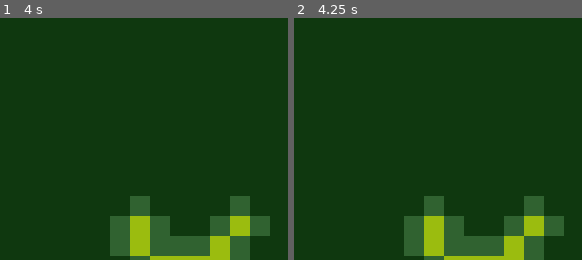
Above: before the commit, frames 1-2 (left to right).
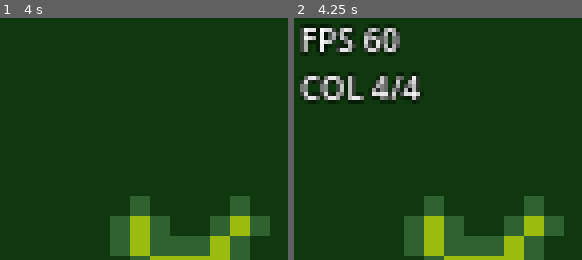
Above: after the commit, the same moments.

Repository: LucaAndreoli-code/GBJam14
Game: Godot game, scene res://scenes/main.tscn
Two runs of this game, one before a commit and one after it. Both use one fixed random seed, a clock stepped at 60 frames per second and the inputs below.
Inputs:
- Up to frame 1 (4 s): tap Enter at 0.5, 2, 3.5 s; tap Space at 1.25, 2.75 s
- Up to frame 2 (4.25 s): tap F3 (debug_overlay_toggle, bound only after the commit) at 4.15 s
The pictures show only the part of the screen within x 0-50%, y 0-50%; the shares and areas given below are measured in that part.

Frame 1 is identical in both runs. In frame 2, 5.5% of the frame differs, in the area x 2-44%, y 2-36%.

Commit message:
updating game state (setter and getter), adding debug overlay

Diff:
--- /dev/null
+++ b/globals/debug_overlay.gd
@@ -0,0 +1,116 @@
+extends Node
+
+# FPS + on-screen color counter. Debug builds only, F3 toggles it, starts hidden.
+#
+# Every SCAN_INTERVAL it grabs the root viewport image, after shaders/palette.gdshader
+# ran, and counts unique colors. That image is exactly what the player sees, so nodes
+# placed outside PaletteContainer, which skip the shader, get caught too.
+# It hides itself for the capture: otherwise its own antialiased text adds tints and
+# the overlay counts itself over the limit. That is the blink.
+# Above MAX_COLORS the label turns red, plus one push_warning per regression.
+
+const MAX_COLORS := 4
+const SCAN_INTERVAL := 0.5
+const TOGGLE_ACTION := "debug_overlay_toggle"
+
+var _layer: CanvasLayer = null
+var _fps_label: Label = null
+var _color_label: Label = null
+var _enabled := false
+var _scanning := false
+var _elapsed := 0.0
+var _color_count := -1
+
+func _ready() -> void:
+	if not OS.is_debug_build():
+		return
+	# Keeps reporting while the game is paused.
+	process_mode = Node.PROCESS_MODE_ALWAYS
+	if not InputMap.has_action(TOGGLE_ACTION):
+		push_warning("DebugOverlay: missing input action '%s', toggle disabled" % TOGGLE_ACTION)
+	_build_ui()
+
+func _input(event: InputEvent) -> void:
+	if _layer != null and event.is_action_pressed(TOGGLE_ACTION):
+		set_overlay_visible(not _enabled)
+
+func _process(delta: float) -> void:
+	if not _enabled:
+		return
+	_fps_label.text = "FPS %d" % Engine.get_frames_per_second()
+	_elapsed += delta
+	if _elapsed < SCAN_INTERVAL or _scanning:
+		return
+	_elapsed = 0.0
+	_scan_colors()
+
+func is_overlay_visible() -> bool:
+	return _enabled
+
+func set_overlay_visible(value: bool) -> void:
+	if _layer == null or _enabled == value:
+		return
+	_enabled = value
+	_layer.visible = _enabled
+	# Refreshes on the next frame instead of showing a stale count.
+	_elapsed = SCAN_INTERVAL
+
+func _build_ui() -> void:
+	_layer = CanvasLayer.new()
+	_layer.layer = 128
+	_layer.visible = false
+	add_child(_layer)
+	var box := VBoxContainer.new()
+	box.position = Vector2(2, 1)
+	box.add_theme_constant_override("separation", 0)
+	_layer.add_child(box)
+	_fps_label = _make_label()
+	_color_label = _make_label()
+	box.add_child(_fps_label)
+	box.add_child(_color_label)
+	_color_label.text = "COL --"
+
+func _make_label() -> Label:
+	var label := Label.new()
+	label.add_theme_font_size_override("font_size", 8)
+	label.add_theme_color_override("font_outline_color", Color.BLACK)
+	label.add_theme_constant_override("outline_size", 2)
+	return label
+
+# Captures the whole visible frame and counts its unique colors.
+# The overlay is hidden while capturing, otherwise its own text pixels (and the
+# antialiased font edges) would be counted as on-screen colors. That costs a
+# two-frame blink of the labels every SCAN_INTERVAL.
+func _scan_colors() -> void:
+	_scanning = true
+	_layer.visible = false
+	# Two waits, not one: frame_post_draw can fire for a frame that was already
+	# submitted with the layer still in it, which makes the overlay count itself.
+	await get_tree().process_frame
+	await RenderingServer.frame_post_draw
+	var image := get_viewport().get_texture().get_image()
+	_layer.visible = _enabled
+	_scanning = false
+	if image == null:
+		_set_color_count(-1)
+		return
+	var seen: Dictionary = {}
+	for y in image.get_height():
+		for x in image.get_width():
+			seen[image.get_pixel(x, y).to_rgba32()] = true
+	_set_color_count(seen.size())
+
+func _set_color_count(value: int) -> void:
+	if _color_count == value:
+		return
+	var was_over := _color_count > MAX_COLORS
+	_color_count = value
+	if _color_count < 0:
+		_color_label.text = "COL --"
+		_color_label.modulate = Color.WHITE
+		return
+	_color_label.text = "COL %d/%d" % [_color_count, MAX_COLORS]
+	var is_over := _color_count > MAX_COLORS
+	_color_label.modulate = Color.RED if is_over else Color.WHITE
+	if is_over and not was_over:
+		push_warning("DebugOverlay: %d colors on screen, max is %d" % [_color_count, MAX_COLORS])
--- a/globals/game_state.gd
+++ b/globals/game_state.gd
@@ -1,7 +1,12 @@
 extends Node
 
-# Data that must survive a scene change.
-# Only plain variables here: no logic, no node references.
+var _paused: bool = false
 
-# True while the game is paused.
-var paused: bool = false
+func is_paused() -> bool:
+	return _paused
+
+func set_paused(value: bool) -> void:
+	if _paused == value:
+		return
+	_paused = value
+	SignalBus.game_paused.emit(_paused)
--- a/project.godot
+++ b/project.godot
@@ -21,6 +21,7 @@
 Palette="*uid://d11diwiqqm48i"
 SignalBus="*uid://cvx21hojw3lqe"
 GameState="*uid://dj01nk3yfpu4m"
+DebugOverlay="*uid://q3a61ow46ucd"
 
 [display]
 
@@ -91,6 +92,11 @@
 , Object(InputEventJoypadButton,"resource_local_to_scene":false,"resource_name":"","device":-1,"button_index":4,"pressure":0.0,"pressed":false,"script":null)
 ]
 }
+debug_overlay_toggle={
+"deadzone": 0.2,
+"events": [Object(InputEventKey,"resource_local_to_scene":false,"resource_name":"","device":-1,"window_id":0,"alt_pressed":false,"shift_pressed":false,"ctrl_pressed":false,"meta_pressed":false,"pressed":false,"keycode":0,"physical_keycode":4194334,"key_label":0,"unicode":0,"location":0,"echo":false,"script":null)
+]
+}
 
 [physics]
 
Not shown, added: globals/debug_overlay.gd.uid
